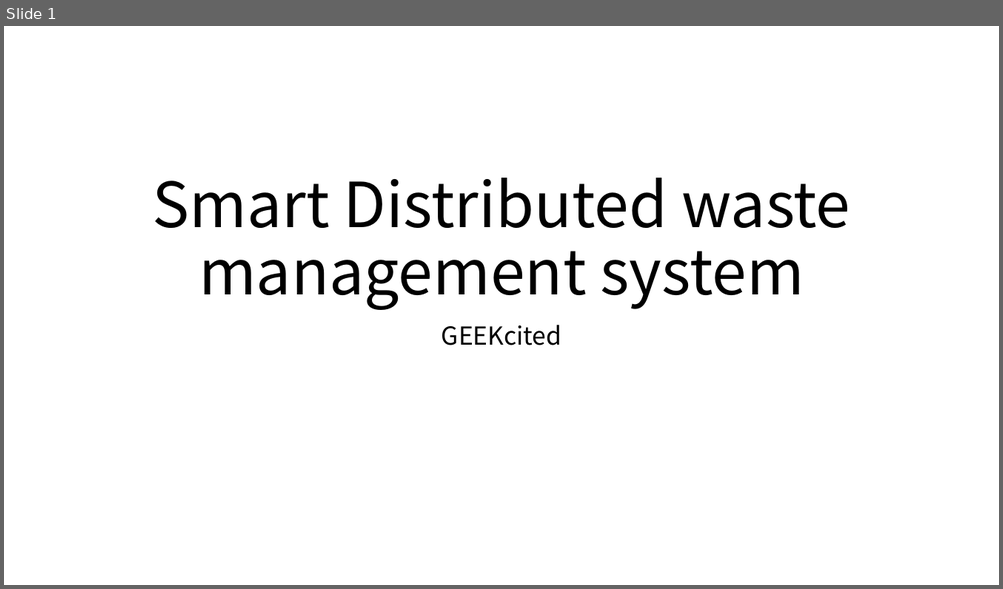
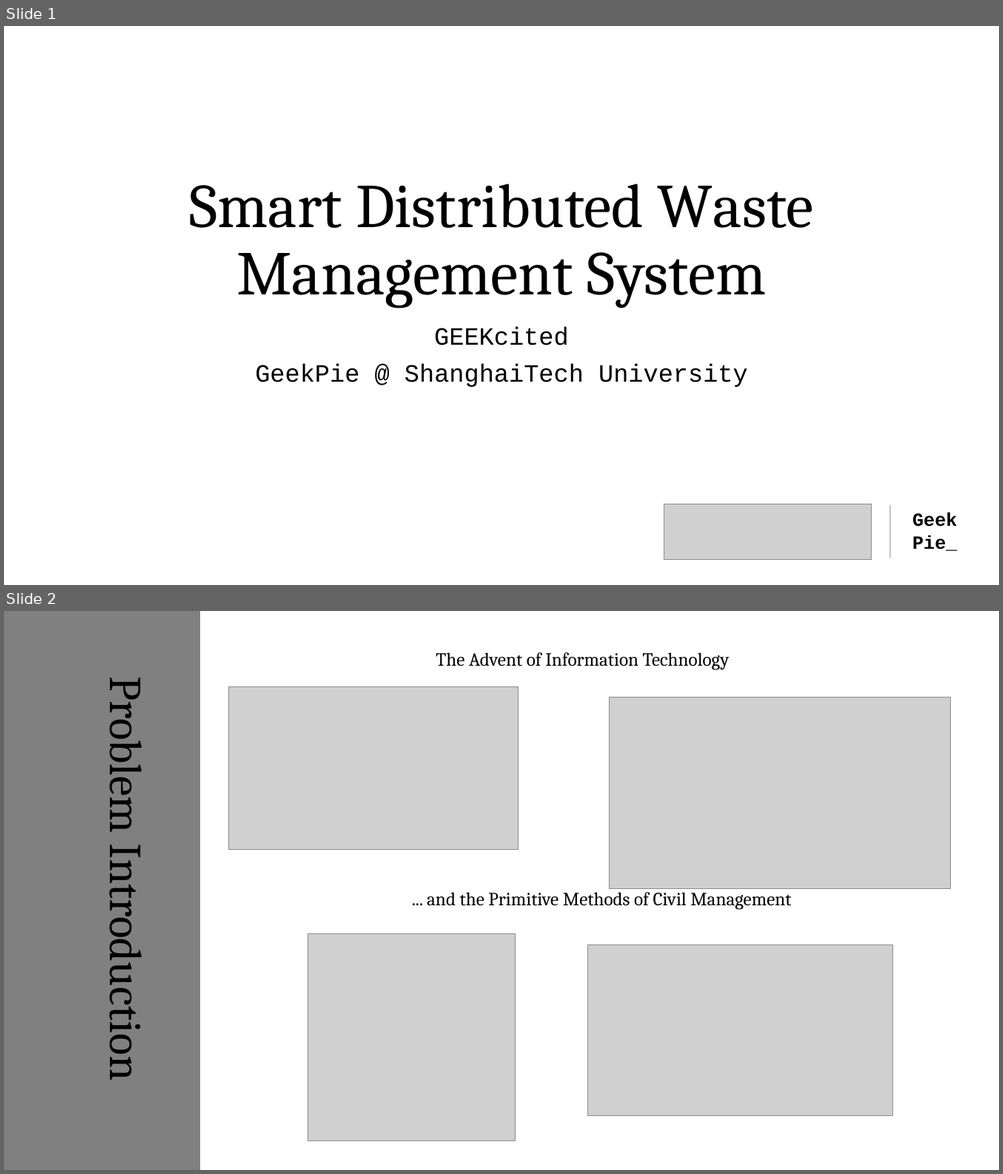
Before and after one commit to maverick117/hackathon2016, a slide deck: Smart Distributed waste management system.pptx. Shown one above the other, each under a label of ours: slide 1 before the commit, slides 1 and 2 after it. The pictures are 1003x589 and 1003x1174 pixels, drawn with LibreOffice and Linux fonts; fonts in the diff are those of the drawing; grey boxes stand for pictures. Boxes give left, top, right and bottom in pixels: in the first picture for what was removed or moved away, otherwise in the second. Text is boxed around its words. In the diff, an @@ line names an element or a change of style, - is before the commit and + after.

```diff
--- a/Smart Distributed waste management system.pptx
+++ b/Smart Distributed waste management system.pptx
@@ slide 2 added at (4,611,999,1170), background #FFFFFF @@
@@ rectangle added at (4,611,202,1170), fill #808080, outline #FFFFFF 1.5 pt @@
@@ text added at (435,652,729,670), 18 pt, text #000000 @@
+The Advent of Information Technology
@@ text added at (99,692,158,1073), 44 pt, text #000000 @@
+Problem Introduction
@@ picture added at (229,687,519,850) @@
@@ picture added at (609,697,950,889) @@
@@ text added at (427,889,791,910), 18 pt, text #000000 @@
+... and the Primitive Methods of Civil Management
@@ picture added at (307,934,515,1142) @@
@@ picture added at (588,945,893,1117) @@
@@ slide 1 changed as well @@
@@ title at (189,184,814,308): text changed; font Noto Sans CJK SC to Cambria @@
-Smart Distributed waste management system
+Smart Distributed Waste Management System
@@ subtitle at (434,326,569,346): font Noto Sans CJK SC to Courier New in "GEEKcited" @@
@@ subtitle at (255,363,748,387): paragraph added @@
+GeekPie @ ShanghaiTech University
@@ picture added at (663,504,871,560) @@
@@ line added from (891, 506) to (891, 559), #000000 0.5 pt @@
@@ text added at (912,513,956,551), 18 pt, text #000000, bold @@
+Geek
+Pie_
```
Also in this commit, not shown: 3 other slides changed, 6 other slides added, 7 slides removed.
